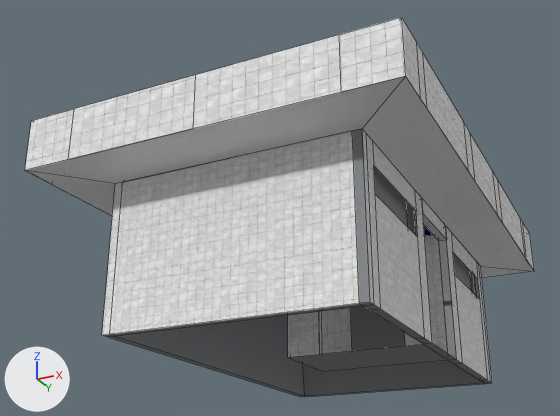
A saved change to the Blender file Utils/Modelos/banheiro-com-textura.blend.
One viewpoint serves both versions: a 50 mm camera at (3.38, -16.22, -2.6) aimed at (-2.67, -4.12, 2.84). Every picture has the same lights, and +X, +Y and +Z are marked at lower left. Mesh edges are drawn as thin lines.
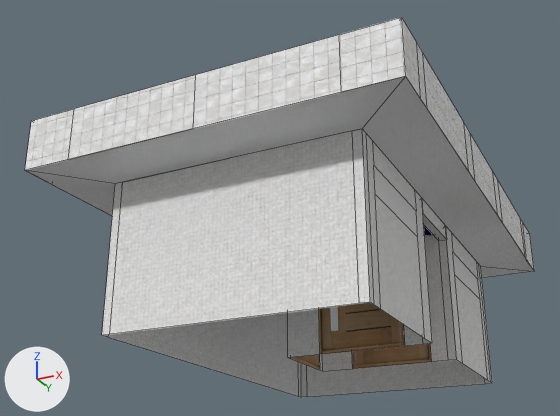
Location of each change, (x1, y1, x2, y2) in pixels of the pictures (560 x 416 px):
part 1 of me_plane, cut back
    before: (102, 166, 492, 397)
    after: (291, 166, 480, 370)
part 2 of me_plane, surface changed (grey to white)
    both: (102, 129, 492, 383)

The edits, one by one:
Picture 'porta.jpg' (img_porta_jpg) is new.
Material 'janela' (mat_janela) is new.
Its base color is (0.8, 0.8, 0.8) (white #e7e7e7).
Material 'porta' (mat_porta) is new.
Its texture is img_porta_jpg.
me_plane is used by ob_plane; location (0.0, 0.0, 0.0).
me_plane had 163 vertices, 120 faces, 6 loose edges and spanned x -5.22..1.04, y -8.03..1.08, z 0.0..3.64.
me_plane now has 149 vertices, 70 faces, 6 loose edges and spans x -5.22..1.04, y -8.03..1.08, z 0.0..3.64.
Part 1, on me_plane:
14 vertices are removed from x -4.07..-0.07, y -6.87..-0.07, z 0.0..2.5.
55 faces are deleted.
2 new faces join them, mat_janela (white #e7e7e7).
3 new faces join them, mat_porta (picture img_porta_jpg).
me_plane part 2: 42 kept faces spanning x -5.22..1.04, y -8.03..1.08, z 0.0..3.64 get new texture (UV) coordinates.
me_plane now uses material mat_porta (picture img_porta_jpg).
me_plane now uses material mat_janela (white #e7e7e7).
